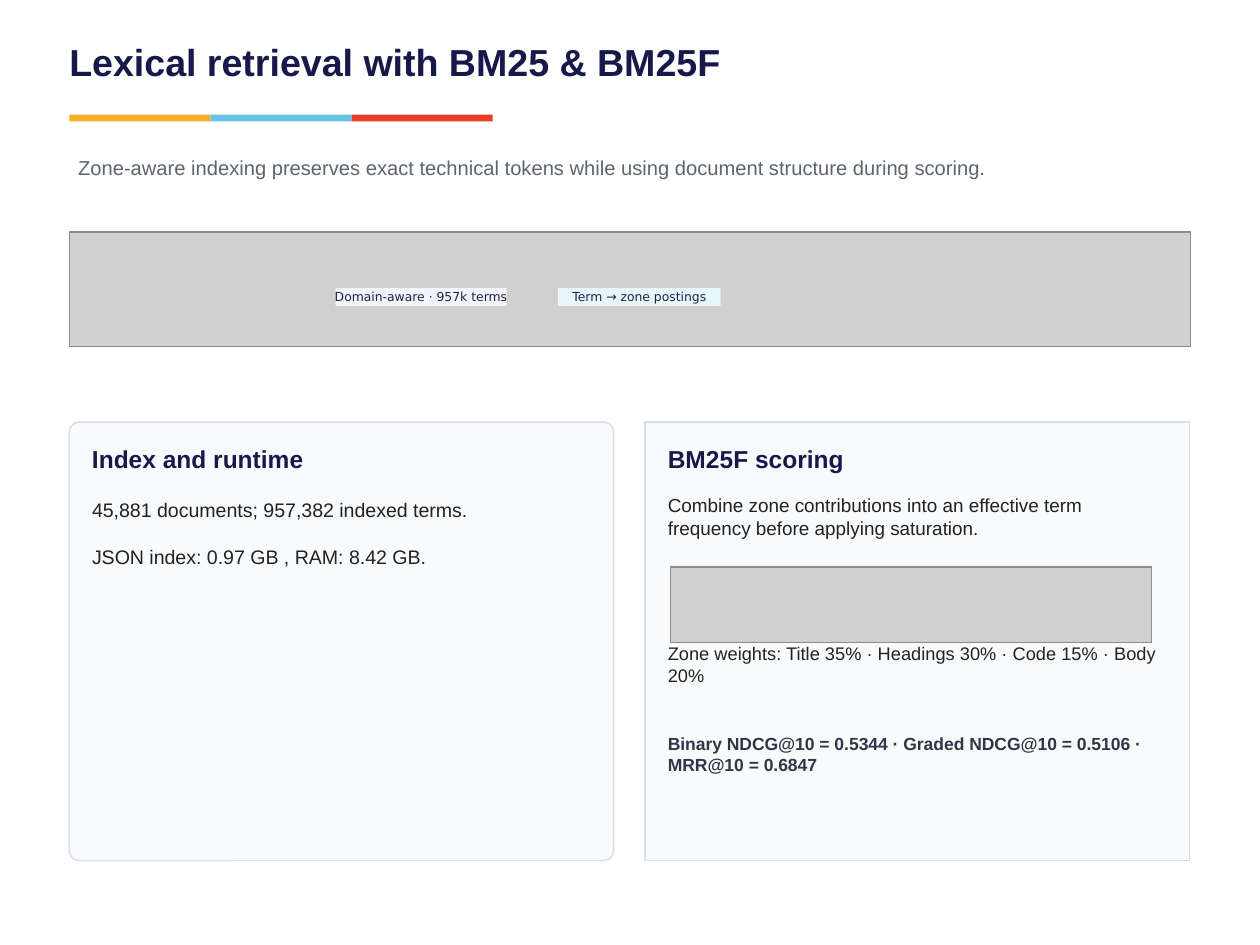
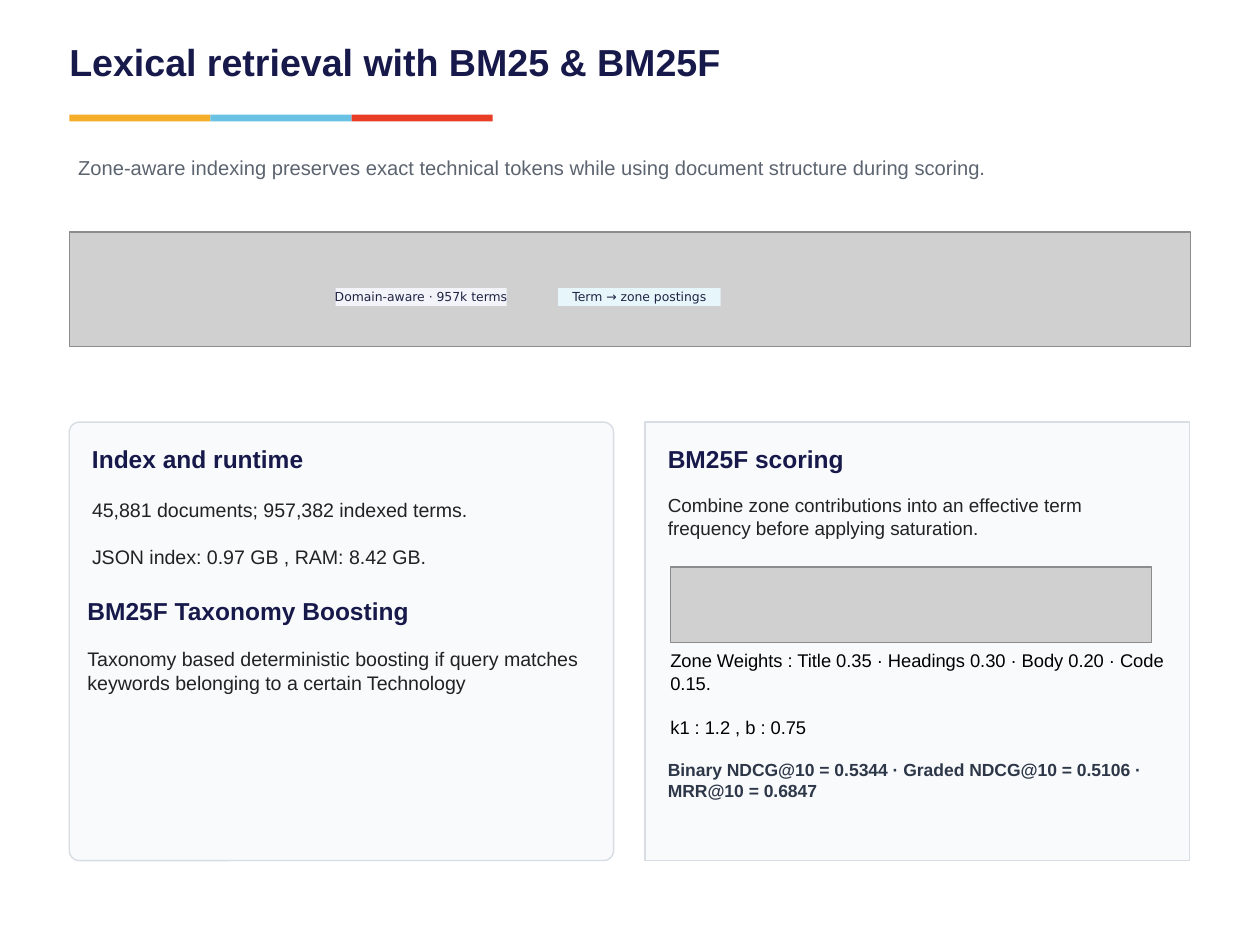
Before and after one commit to vishrutbhushan/ir-benchmark, a slide deck: slide 4 of presentation/Group7_BM25 vs Neural Retrieval on Technical Documents.pptx. Drawn at 1260x945 pixels with LibreOffice and Linux fonts; fonts in the diff are those of the drawing; grey boxes stand for pictures. Boxes give left, top, right and bottom in pixels: in the first picture for what was removed or moved away, otherwise in the second. Text is boxed around its words. In the diff, an @@ line names an element or a change of style, - is before the commit and + after.

Commit message:
PPT

```diff
--- a/presentation/Group7_BM25 vs Neural Retrieval on Technical Documents.pptx
+++ b/presentation/Group7_BM25 vs Neural Retrieval on Technical Documents.pptx
@@ text added at [87,602,408,625], 14 pt, text #17194A, bold @@
+BM25F Taxonomy Boosting
@@ text added at [87,651,578,694], 11.2 pt, text #222222 @@
+Taxonomy based deterministic boosting if query matches keywords belonging to a certain Technology
@@ text at [670,653,1164,734]: text changed; size 10.4 to 10.5 pt; text colour #222222 to #000000 @@
-Zone weights: Title 35% · Headings 30% · Code 15% · Body 20%
+Zone Weights : Title 0.35 · Headings 0.30 · Body 0.20 · Code 0.15.
+k1 : 1.2 , b : 0.75
@@ text "Binary NDCG@10 = 0.5344 · ...": place and size @@
-text "Binary NDCG@10 = 0.5344 · ..." at [668,737,1130,774]
+text "Binary NDCG@10 = 0.5344 · ..." at [668,763,1130,800]
```
Also in this commit, not shown: 3 other slides changed, 1 other file.
